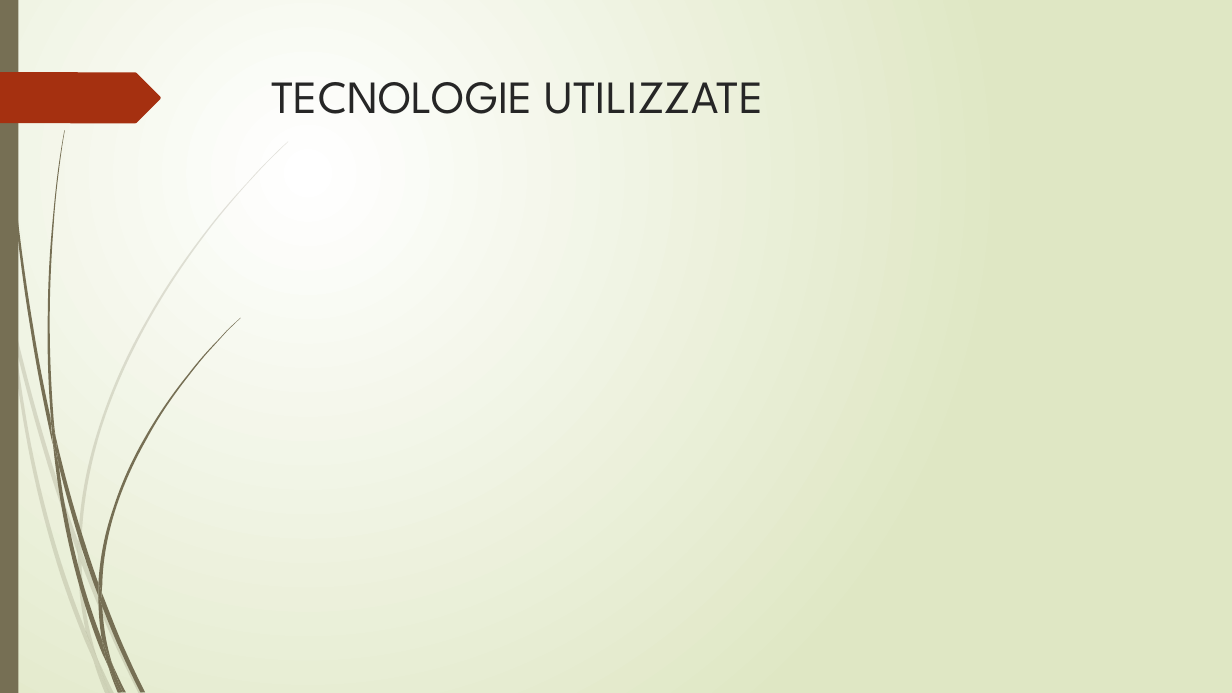
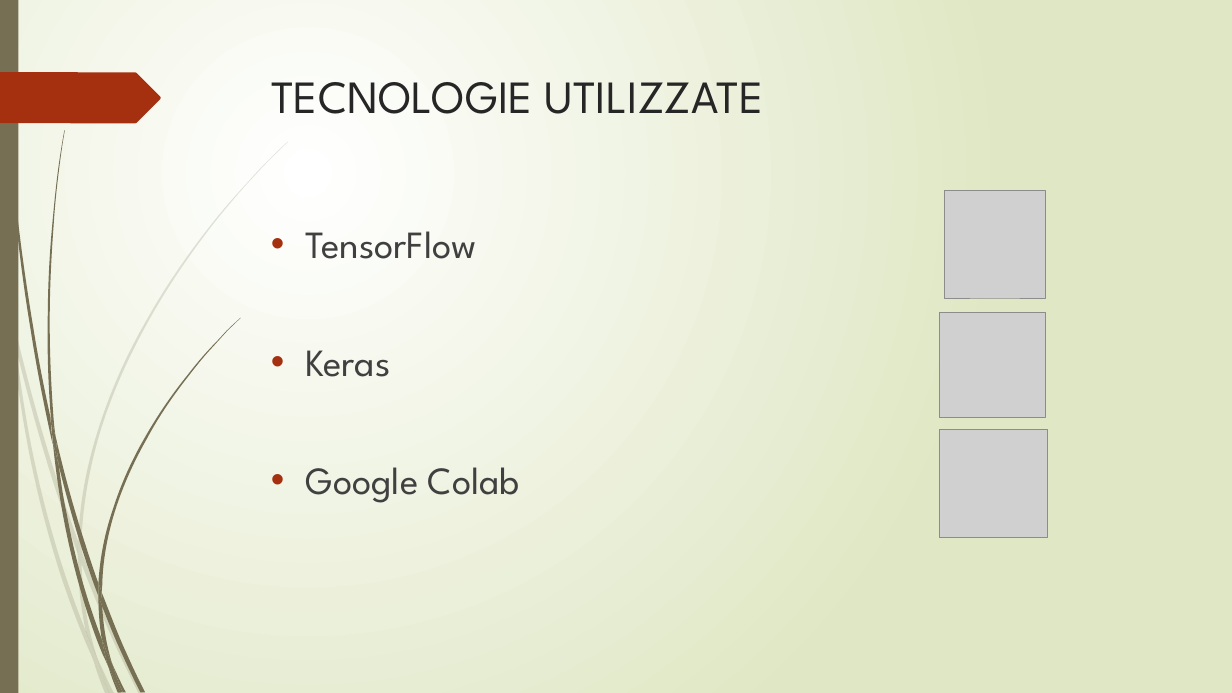
Before and after one commit to fpalomba/Segnali-Stradali, a slide deck: slide 3 of documentazione/Presentazione fia.pptx. Drawn at 1232x693 pixels with LibreOffice and Linux fonts; fonts in the diff are those of the drawing; grey boxes stand for pictures. Boxes give left, top, right and bottom in pixels: in the first picture for what was removed or moved away, otherwise in the second. Text is boxed around its words. In the diff, an @@ line names an element or a change of style, - is before the commit and + after.

```diff
--- a/documentazione/Presentazione fia.pptx
+++ b/documentazione/Presentazione fia.pptx
@@ picture added at bbox=[945, 190, 1045, 299] @@
@@ text added at bbox=[306, 231, 520, 503], 30 pt, text #404040 @@
+• TensorFlow
+• Keras
+• Google Colab
@@ picture added at bbox=[940, 312, 1045, 418] @@
@@ picture added at bbox=[940, 430, 1048, 538] @@
```
Also in this commit, not shown: 6 other slides changed, 3 slides added, 1 slide removed, 2 other files.
